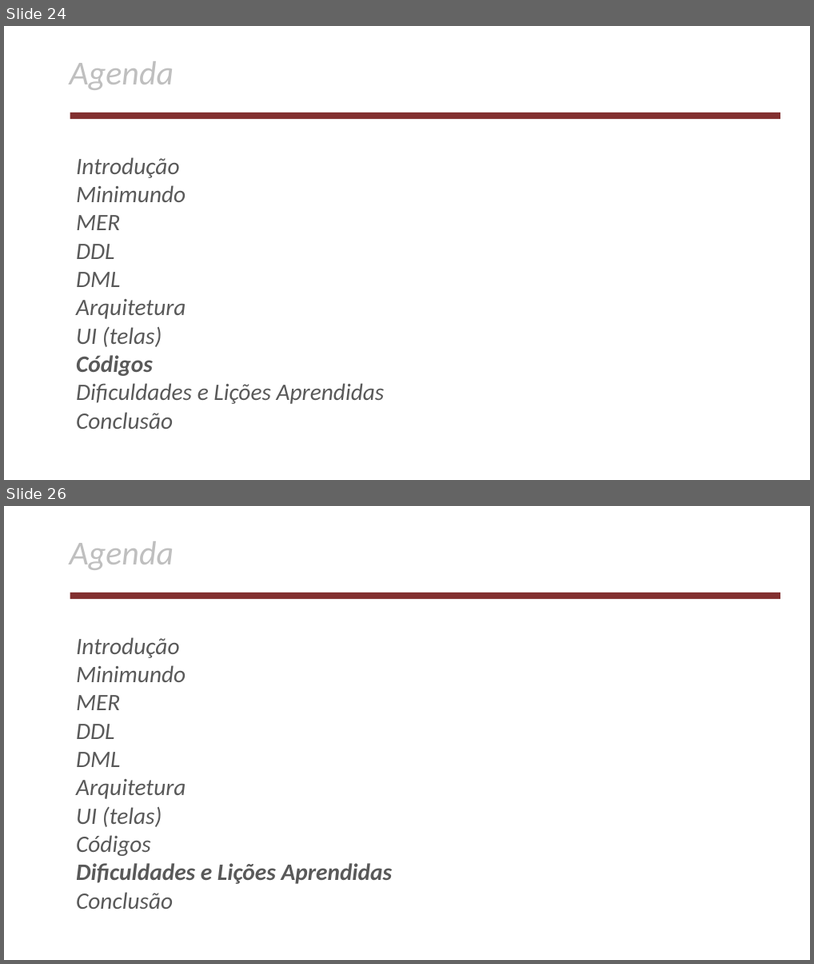
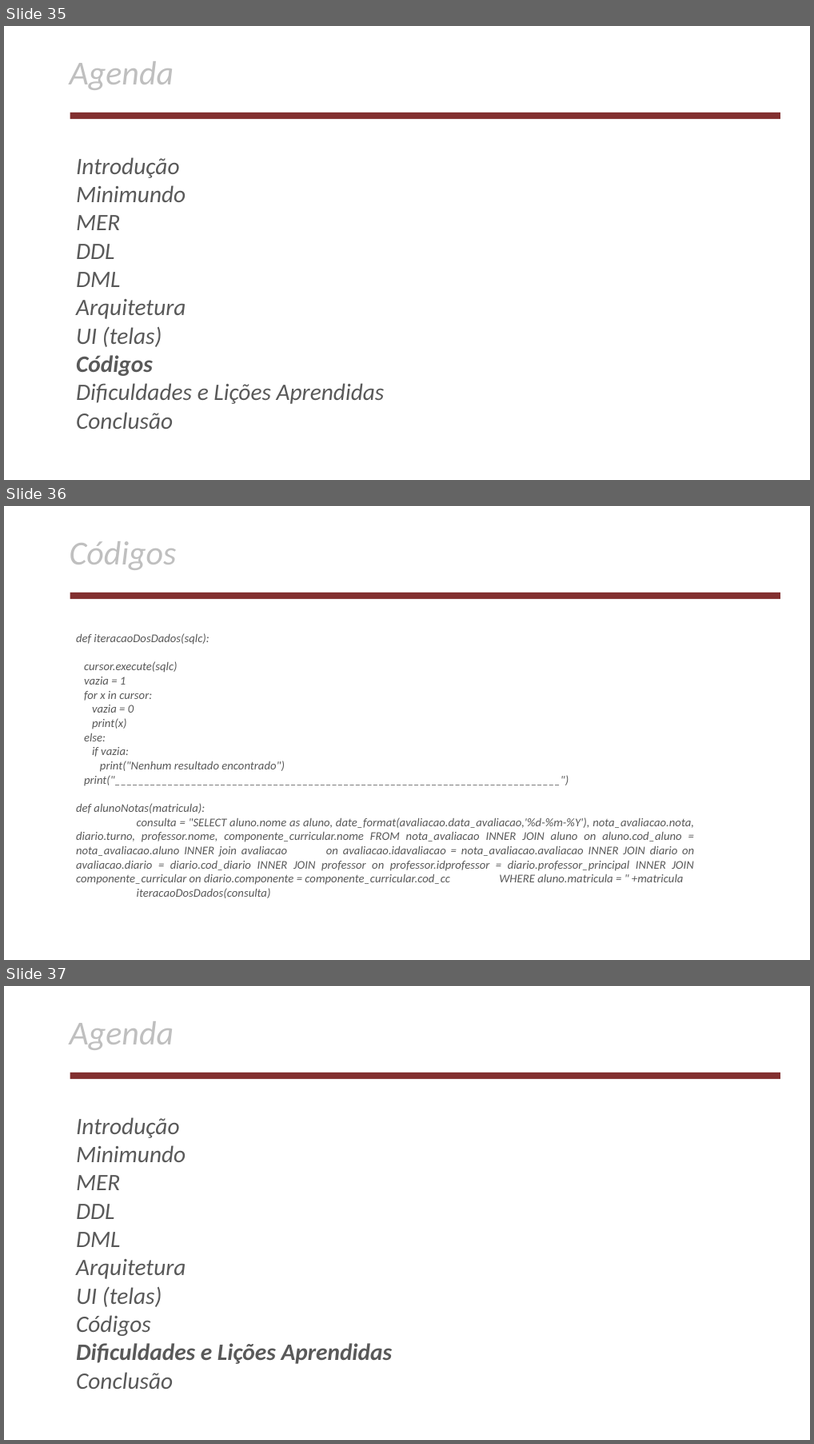
Before and after one commit to AlexsandroMatias2017/MeuBancoDeDados, a slide deck: apresentacao/apresentacaoDoProjeto.odp. Shown one above the other, each under a label of ours: slides 24 and 26 before the commit, slides 35, 36 and 37 after it; the slides between them are not shown. The pictures are 814x964 and 814x1444 pixels, drawn with LibreOffice and Linux fonts; fonts in the diff are those of the drawing; background and template pictures are left out. Boxes give left, top, right and bottom in pixels: in the first picture for what was removed or moved away, otherwise in the second. Text is boxed around its words. In the diff, an @@ line names an element or a change of style, - is before the commit and + after.

```diff
--- a/apresentacao/apresentacaoDoProjeto.odp
+++ b/apresentacao/apresentacaoDoProjeto.odp
@@ slide 36 added at (x1=4, y1=506, x2=810, y2=960), background picture (left out) @@
@@ text added at (x1=70, y1=541, x2=177, y2=570), 40 pt, text #BFBFBF, italic @@
+Códigos
@@ rectangle added at (x1=70, y1=592, x2=781, y2=599), fill #822F2F @@
@@ text added at (x1=76, y1=633, x2=694, y2=898), 14 pt, text #595959, italic @@
+def iteracaoDosDados(sqlc):
+cursor.execute(sqlc)
+vazia = 1
+for x in cursor:
+vazia = 0
+print(x)
+else:
+if vazia:
+print("Nenhum resultado encontrado")
+print("____________________________________________________________________________")
+def alunoNotas(matricula):
+consulta = "SELECT aluno.nome as aluno, date_format(avaliacao.data_avaliacao,'%d-%m-%Y'), nota_avaliacao.nota, diario.turno, professor.nome, componente_curricular.nome FROM nota_avaliacao INNER JOIN aluno on aluno.cod_aluno = nota_avaliacao.aluno INNER join avaliacao on avaliacao.idavaliacao = nota_avaliacao.avaliacao INNER JOIN diario on avaliacao.diario = diario.cod_diario INNER JOIN professor on professor.idprofessor = diario.professor_principal INNER JOIN componente_curricular on diario.componente = componente_curricular.cod_cc WHERE aluno.matricula = " +matricula
+iteracaoDosDados(consulta)
@@ what was slide 24 is now slide 35 @@
@@ what was slide 26 is now slide 37 @@
```
Also in this commit, not shown: 6 slides changed, 11 other slides added, 2 other files.
